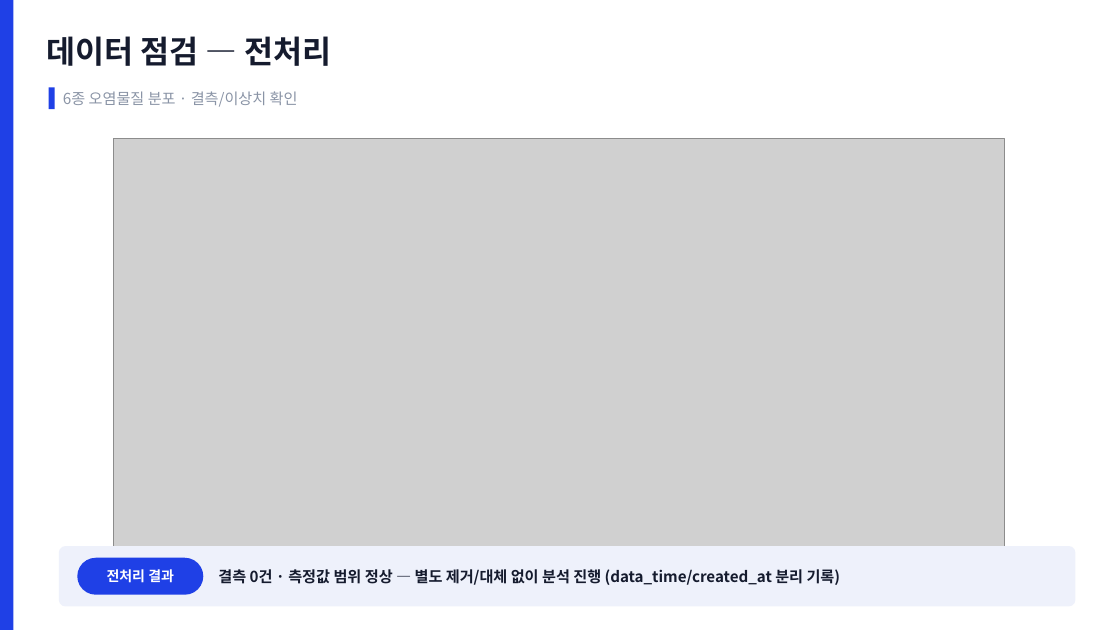
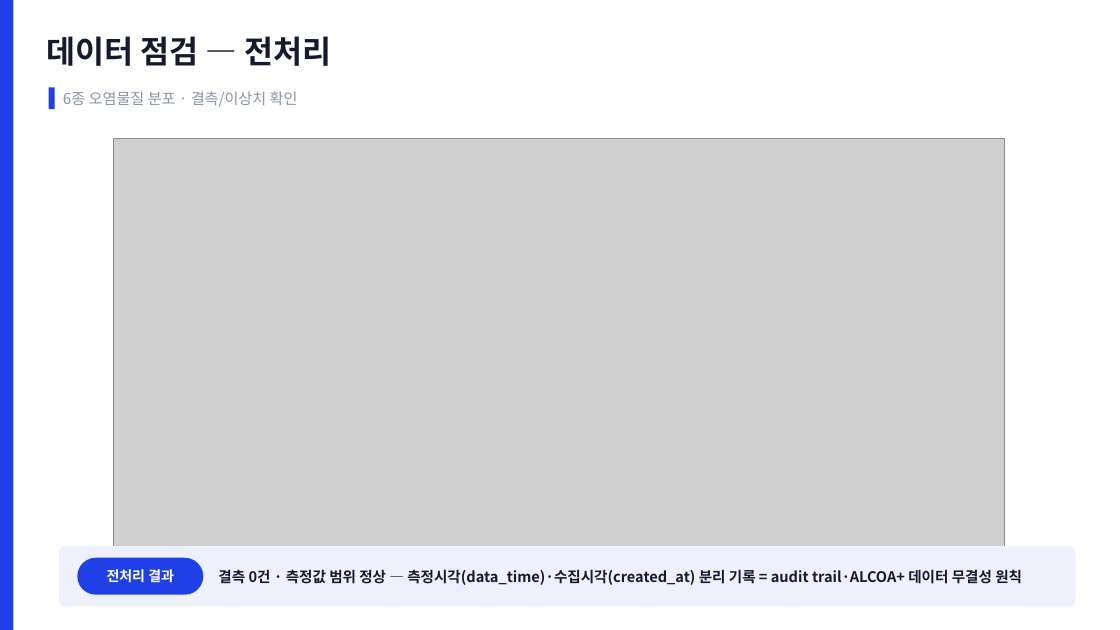
Before and after one commit to robinho0329/chungbuk-air-quality-monitor, a slide deck: slide 8 of reports/portfolio/포트폴리오_충북대기질_SPC.pptx. Drawn at 1120x630 pixels with LibreOffice and Linux fonts; fonts in the diff are those of the drawing; grey boxes stand for pictures. Boxes give left, top, right and bottom in pixels: in the first picture for what was removed or moved away, otherwise in the second. Text is boxed around its words. In the diff, an @@ line names an element or a change of style, - is before the commit and + after.

```diff
--- a/reports/portfolio/포트폴리오_충북대기질_SPC.pptx
+++ b/reports/portfolio/포트폴리오_충북대기질_SPC.pptx
@@ text at [218,569,1022,585]: text changed; size 13 to 12.5 pt @@
-결측 0건 · 측정값 범위 정상 — 별도 제거/대체 없이 분석 진행 (data_time/created_at 분리 기록)
+결측 0건 · 측정값 범위 정상 — 측정시각(data_time)·수집시각(created_at) 분리 기록 = audit trail·ALCOA+ 데이터 무결성 원칙
```
Also in this commit, not shown: 10 other slides changed, 1 slide added, 2 other files.
